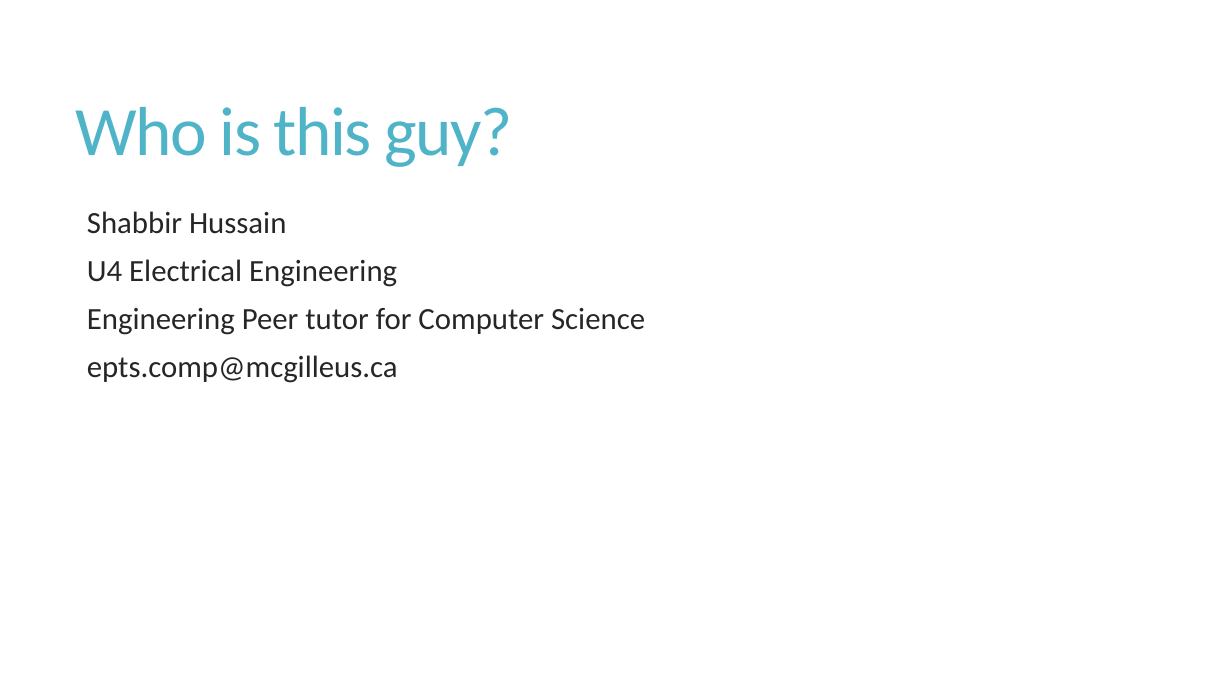
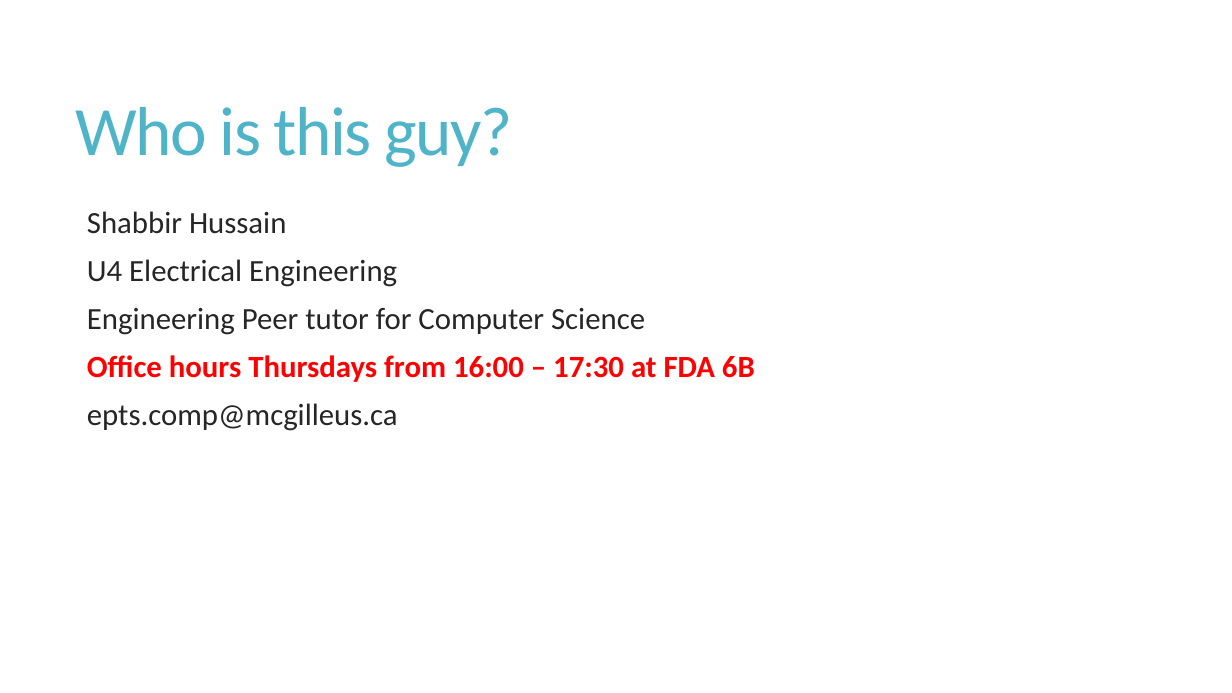
Before and after one commit to shabbir-hussain/Tutorials, a slide deck: slide 2 of Comp208/COMP 208 Midterm Review.pptx. Drawn at 1232x693 pixels with LibreOffice and Linux fonts; fonts in the diff are those of the drawing. Boxes give left, top, right and bottom in pixels: in the first picture for what was removed or moved away, otherwise in the second. Text is boxed around its words. In the diff, an @@ line names an element or a change of style, - is before the commit and + after.

```diff
--- a/Comp208/COMP 208 Midterm Review.pptx
+++ b/Comp208/COMP 208 Midterm Review.pptx
@@ text at (87,355,755,382): paragraph added @@
+  Office hours Thursdays from 16:00 – 17:30 at FDA 6B
```
Also in this commit, not shown: 2 other slides changed.
